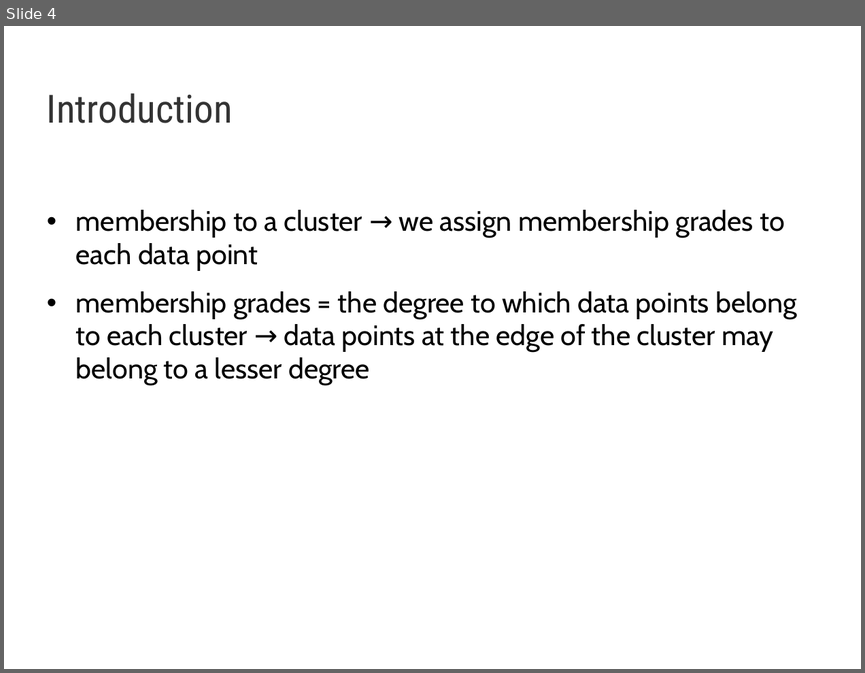
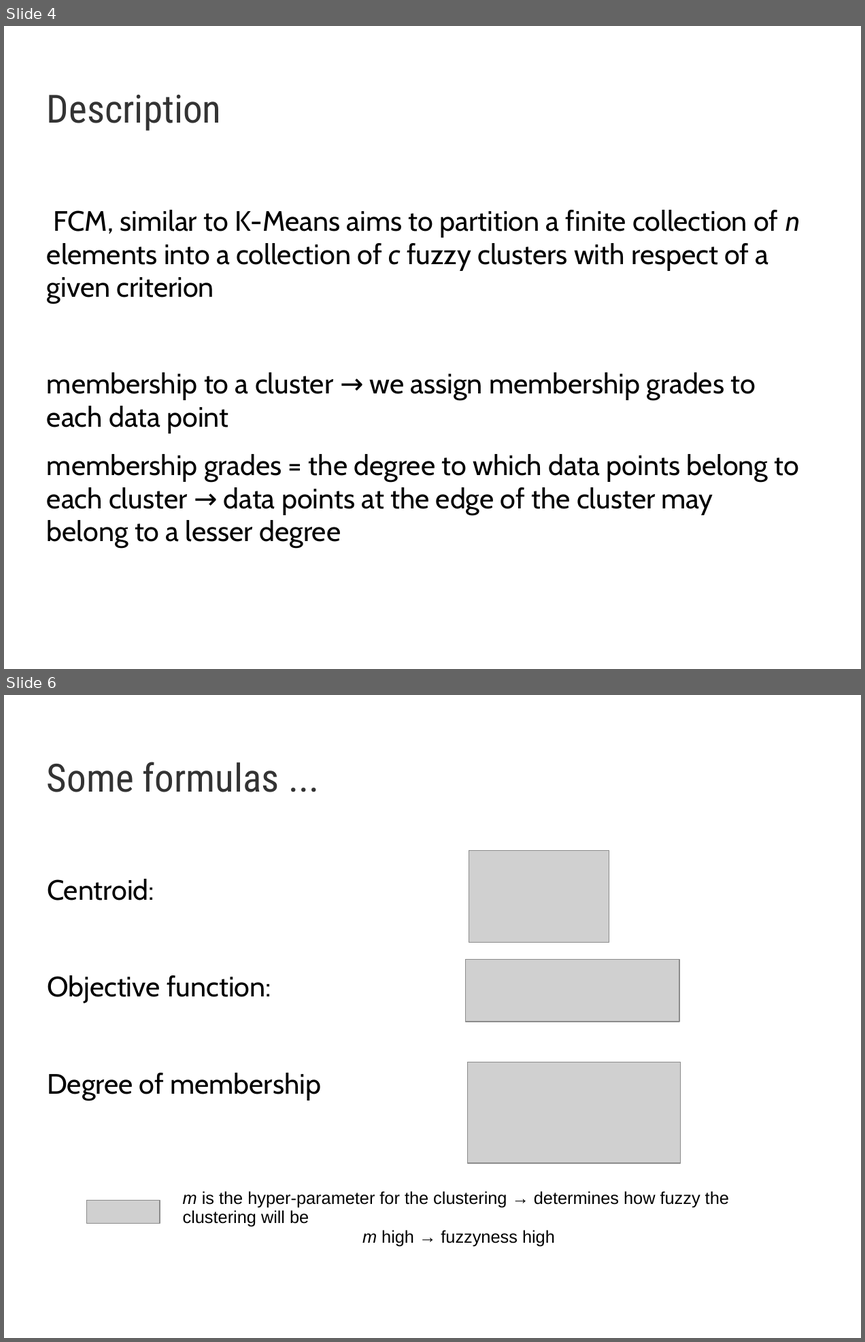
Before and after one commit to AndyTheFactory/DM, a slide deck: Prezentare/FCM.ppt. Shown one above the other, each under a label of ours: slide 4 before the commit, slides 4 and 6 after it; the slides between them are not shown. The pictures are 865x673 and 865x1342 pixels, drawn with LibreOffice and Linux fonts; fonts in the diff are those of the drawing; grey boxes stand for pictures; background and template pictures are left out. Boxes give left, top, right and bottom in pixels: in the first picture for what was removed or moved away, otherwise in the second. Text is boxed around its words. In the diff, an @@ line names an element or a change of style, - is before the commit and + after.

```diff
--- a/Prezentare/FCM.ppt
+++ b/Prezentare/FCM.ppt
@@ slide 6 added at <box>4,695,861,1338</box>, background picture (left out) @@
@@ text added at <box>47,762,279,792</box>, 36 pt, text #333333 @@
+Some formulas ...
@@ picture added at <box>469,851,609,943</box> @@
@@ text added at <box>47,879,321,1100</box>, 26 pt, text #000000 @@
+Centroid:
+Objective function:
+Degree of membership
@@ picture added at <box>466,960,680,1021</box> @@
@@ picture added at <box>467,1062,681,1163</box> @@
@@ picture added at <box>86,1200,160,1223</box> @@
@@ text added at <box>183,1191,729,1246</box>, 16 pt, text #000000 @@
+m is the hyper-parameter for the clustering → determines how fuzzy the clustering will be
+m high → fuzzyness high
@@ slide 4 changed as well @@
@@ text at <box>47,95,222,131</box>: text changed @@
-Introduction
+Description
@@ text at <box>47,210,800,303</box>: paragraph added @@
+FCM, similar to K-Means aims to partition a finite collection of n elements into a collection of c fuzzy clusters with respect of a given criterion
@@ text at <box>47,372,799,548</box>: bullet • to none @@
```
Also in this commit, not shown: 3 other slides changed, 2 other slides added, 2 other files.
